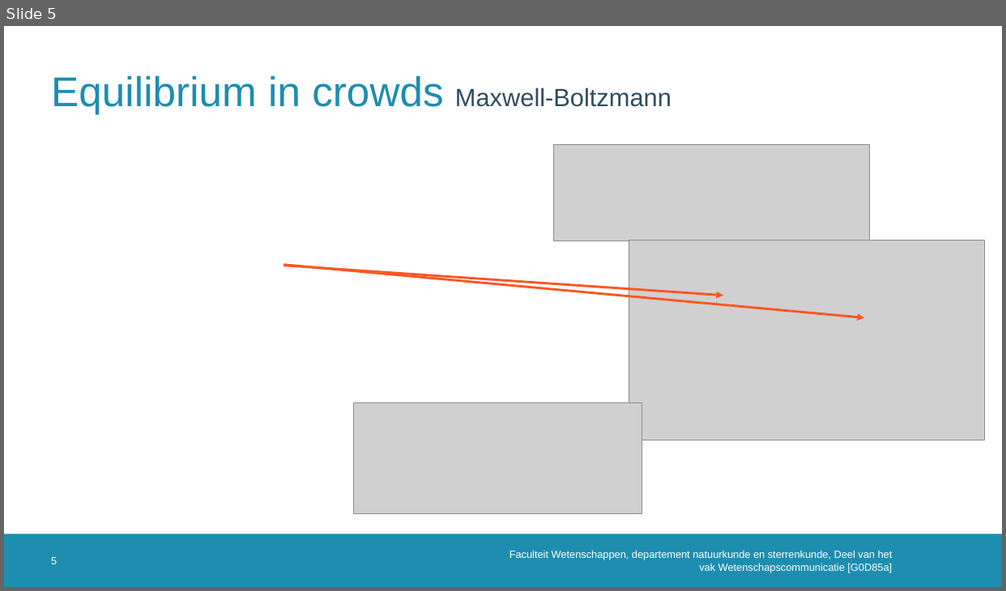
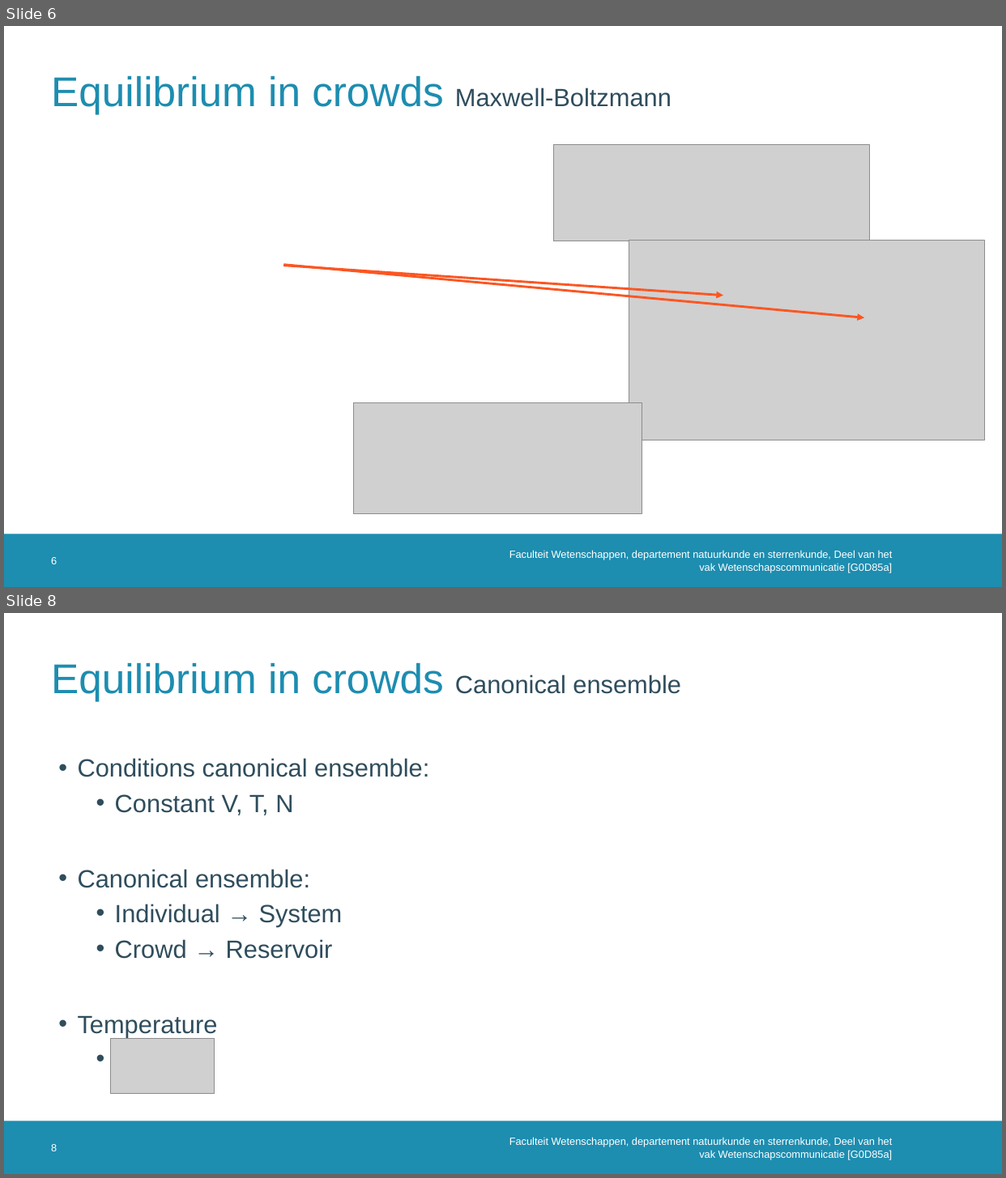
Before and after one commit to MathiMuts/WetCom, a slide deck: Crowds- Li.pptx. Shown one above the other, each under a label of ours: slide 5 before the commit, slides 6 and 8 after it; the slides between them are not shown. The pictures are 1006x591 and 1006x1178 pixels, drawn with LibreOffice and Linux fonts; fonts in the diff are those of the drawing; grey boxes stand for pictures; background and template pictures are left out. Boxes give left, top, right and bottom in pixels: in the first picture for what was removed or moved away, otherwise in the second. Text is boxed around its words. In the diff, an @@ line names an element or a change of style, - is before the commit and + after.

```diff
--- a/Crowds- Li.pptx
+++ b/Crowds- Li.pptx
@@ slide 8 added at <box>4,613,1002,1174</box>, background #FFFFFF; not listed: 1 template element that a slide beside it also shows @@
@@ title added at <box>51,662,681,701</box>, 40 pt, text #1D8DB0 @@
+Equilibrium in crowds Canonical ensemble
@@ text added at <box>78,758,429,1037</box>, 24 pt, text #2F4D5D @@
+• Conditions canonical ensemble:
+  • Constant V, T, N
+• Canonical ensemble:
+  • Individual → System
+  • Crowd → Reservoir
+• Temperature
@@ picture added at <box>110,1039,215,1093</box> @@
@@ page number added at <box>51,1144,57,1152</box>, 10 pt, text #FFFFFF @@
+8
@@ text added at <box>509,1137,893,1160</box>, 10 pt, text #FFFFFF @@
+Faculteit Wetenschappen, departement natuurkunde en sterrenkunde, Deel van het vak Wetenschapscommunicatie [G0D85a]
@@ what was slide 5 is now slide 6 @@
@@ page number at <box>51,557,57,565</box>: text changed @@
-5
+6
```
Also in this commit, not shown: 4 slides changed, 8 other slides added.
